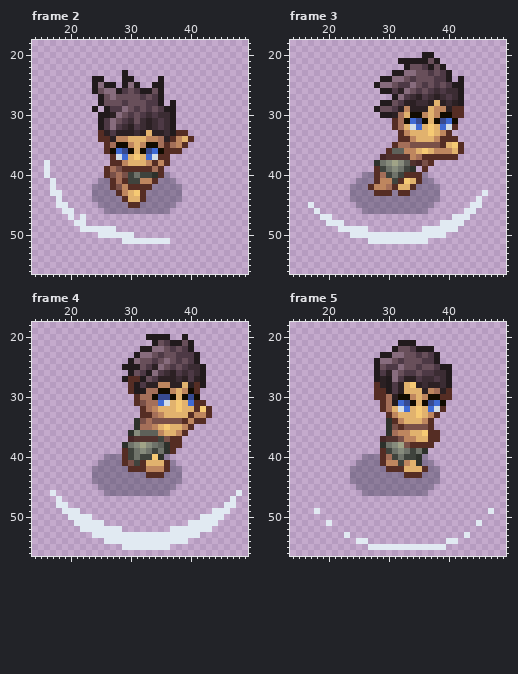
Pixel-art file -- Assets/Imported/Swordsmen/asperite_no_sword/Swordsman_lvl1_Walk_attack/Swordsman_lvl1_Walk_Attack_front.aseprite. The first picture shows the starting point.
64x64 pixels, 6 frames. Shown: frame 2: x 14..49, y 18..56; frame 3: x 14..49, y 18..56; frame 4: x 14..49, y 18..56; frame 5: x 14..49, y 18..56.
Once edited:
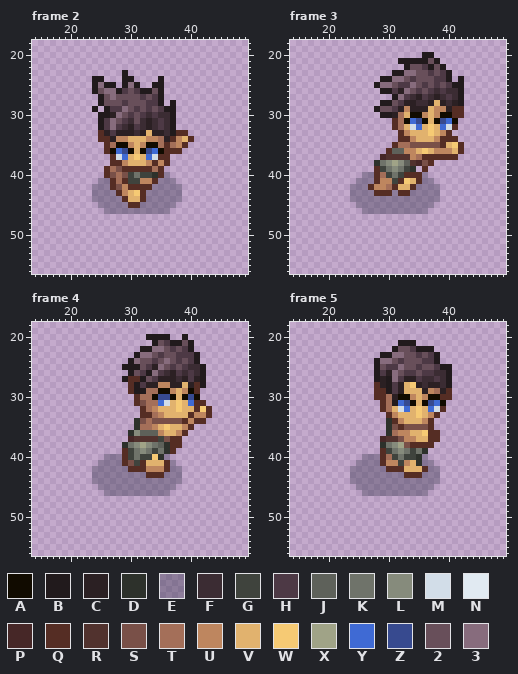
Palette (. is transparent): A #110b00  B #211a1c  C #2b2023  D #2d312b  E #28293f59  F #3b2c33  G #3f433d  H #4d3945  J #5e615a  K #6f736a  L #868b7c  M #d2dde8  N #e1eaf2  P #462727  Q #552d24  R #51322e  S #795048  T #a46f59  U #be865f  V #e1b26e  W #f6ca74  X #a0a387  Y #3f6ad4  Z #374a8f  2 #684f5a  3 #876c7d
The edit:
layer "swing" now hidden
--- frame 2
@@ x 14..38 @@
 37 .............QMYVWVYMQQ..
-38 ..N..........QQUVVVUQUQ..
-39 ..N.........QTSQQQQQTQ...
-40 ..N.........QSTSGKGGDQE..
-41 ...N.......EEQTQGGUUQEEE.
-42 ...N......EEEQSUQQQQEEEEE
-43 ...NN.....EEEEQUVWQEEEEEE
-44 ....N.....EEEEEQVVQEEEEEE
-45 ....NN.....EEEEEQQEEEEEE.
-46 .....NN.....EEEEEEEEEEE..
-47 ......N.N................
-48 .......NN................
-49 ........NNNNNN...........
-50 ...........NNNNNN........
-51 ...............NNNNNNNN..
+38 .............QQUVVVUQUQ..
+39 ............QTSQQQQQTQ...
+40 ............QSTSGKGGDQE..
+41 ...........EEQTQGGUUQEEE.
+42 ..........EEEQSUQQQQEEEEE
+43 ..........EEEEQUVWQEEEEEE
+44 ..........EEEEEQVVQEEEEEE
+45 ...........EEEEEQQEEEEEE.
+46 ............EEEEEEEEEEE..
+47 .........................
+48 .........................
+49 .........................
+50 .........................
+51 .........................
 52 .........................
--- frame 3
@@ x 14..49 @@
 42 ..........EEEQUUTQVVQEEEE...........
-43 ..........EEEEQQQEQQEEEEE.......N...
-44 ..........EEEEEEEEEEEEEEE......N....
-45 ...N.......EEEEEEEEEEEEE......NN....
-46 ....N.......EEEEEEEEEEE......NN.....
-47 .....NN....................NNN......
-48 ......NNN................NNNN.......
-49 ........NNNNN.........NNNNNN........
-50 ..........NNNNNNNNNNNNNNNN..........
-51 .............NNNNNNNNNN.............
+43 ..........EEEEQQQEQQEEEEE...........
+44 ..........EEEEEEEEEEEEEEE...........
+45 ...........EEEEEEEEEEEEE............
+46 ............EEEEEEEEEEE.............
+47 ....................................
+48 ....................................
+49 ....................................
+50 ....................................
+51 ....................................
 52 ....................................
--- frame 4
@@ x 14..49 @@
 45 ...........EEEEEEEEEEEEE............
-46 ...N........EEEEEEEEEEE...........N.
-47 ....N............................N..
-48 ....NN..........................NN..
-49 .....NNN......................NNN...
-50 ......NNNN..................NNNN....
-51 .......NNNNN..............NNNNN.....
-52 ........NNNNNNN........NNNNNNN......
-53 ..........NNNNNNNNNNNNNNNNNN........
-54 ............NNNNNNNNNNNNNN..........
-55 ...............NNNNNNNN.............
+46 ............EEEEEEEEEEE.............
+47 ....................................
+48 ....................................
+49 ....................................
+50 ....................................
+51 ....................................
+52 ....................................
+53 ....................................
+54 ....................................
+55 ....................................
 56 ....................................
--- frame 5
@@ x 14..49 @@
 48 ....................................
-49 ....N............................N..
+49 ....................................
 50 ....................................
-51 ......N........................N....
+51 ....................................
 52 ....................................
-53 .........N...................N......
-54 ...........NN.............NN........
-55 .............NNNNNNNNNNNNN..........
+53 ....................................
+54 ....................................
+55 ....................................
 56 ....................................
Boxes around the changes in both pictures, in picture pixels (x1, y1, x2, y2):
erased: (44, 160, 170, 244)
erased: (308, 190, 488, 244)
erased: (50, 490, 242, 550)
erased: (314, 508, 494, 550)
